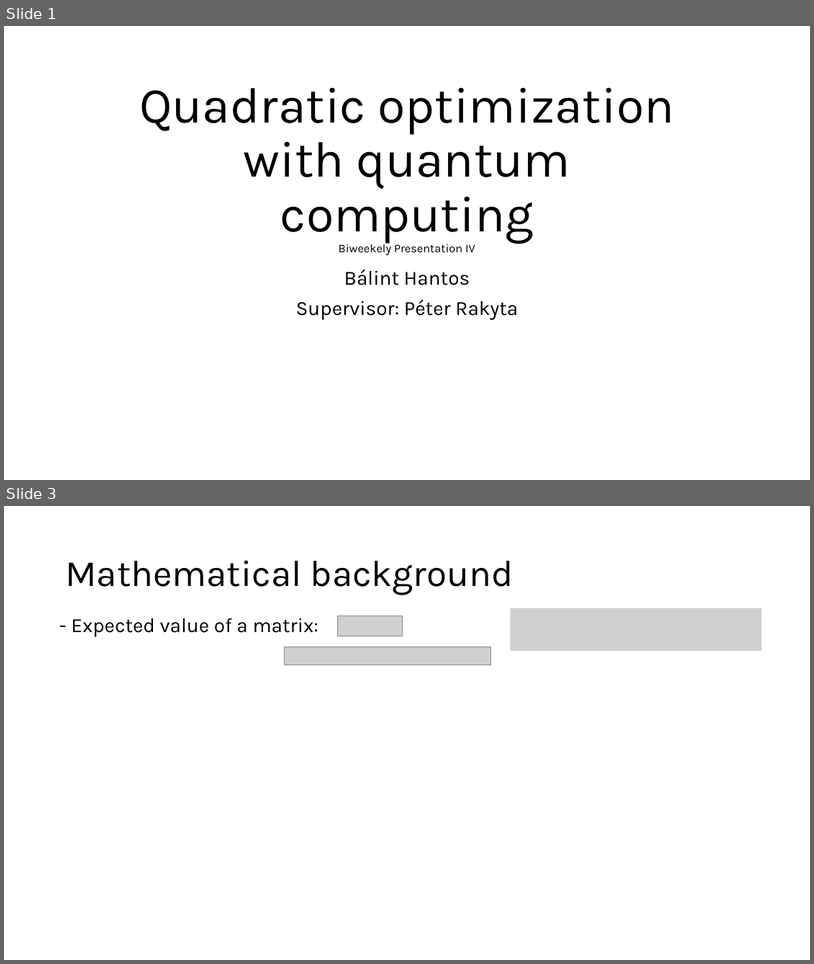
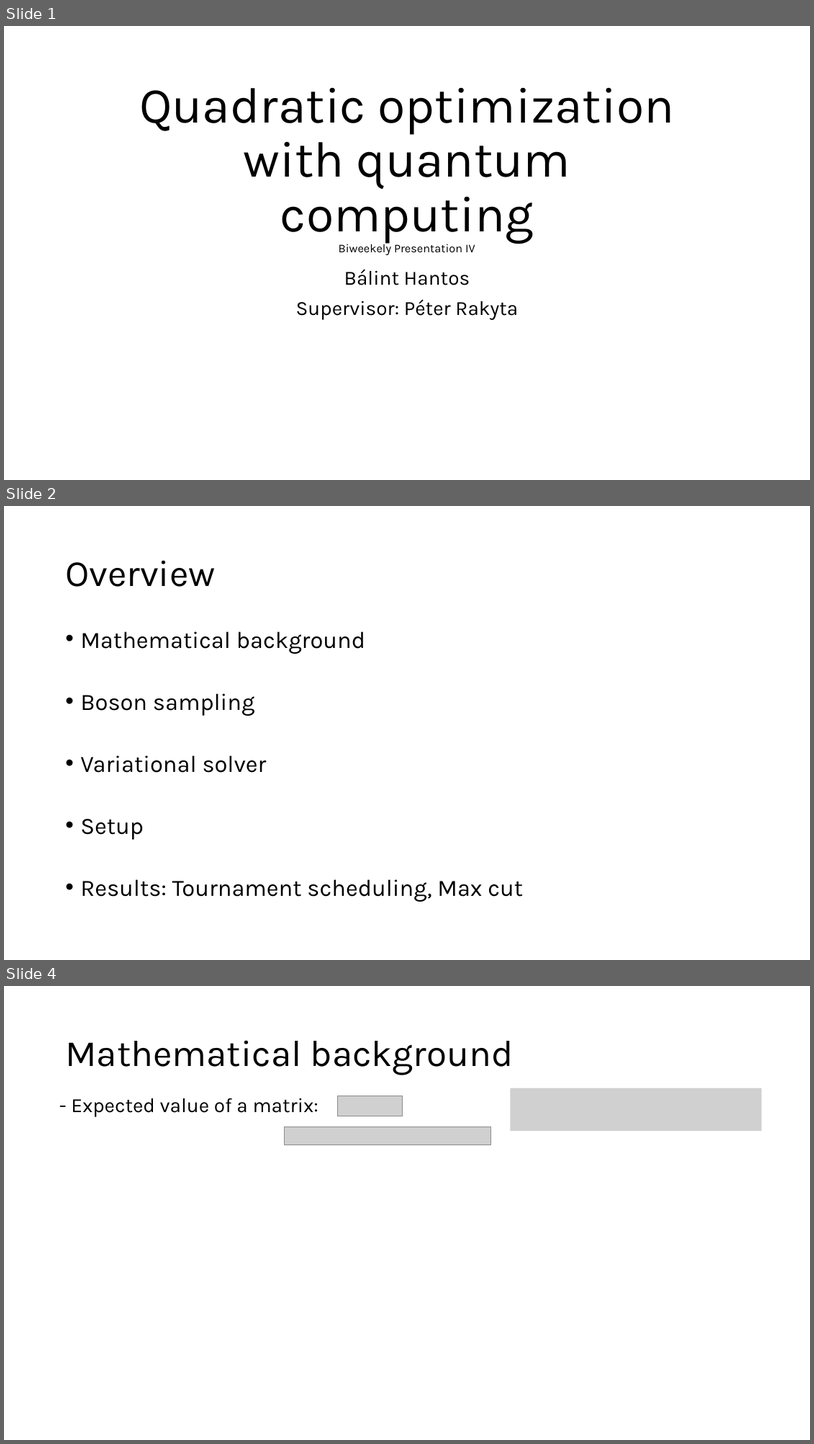
Before and after one commit to Balint831/SciMod, a slide deck: 7 Quadratic optimization with quantum computing .pptx. Shown one above the other, each under a label of ours: slides 1 and 3 before the commit, slides 1, 2 and 4 after it; the slides between them are not shown. The pictures are 814x964 and 814x1444 pixels, drawn with LibreOffice and Linux fonts; fonts in the diff are those of the drawing; grey boxes stand for pictures. Boxes give left, top, right and bottom in pixels: in the first picture for what was removed or moved away, otherwise in the second. Text is boxed around its words. In the diff, an @@ line names an element or a change of style, - is before the commit and + after.

```diff
--- a/7 Quadratic optimization with quantum computing .pptx
+++ b/7 Quadratic optimization with quantum computing .pptx
@@ slide 2 added at bbox=[4, 506, 810, 960], background #FFFFFF @@
@@ title added at bbox=[65, 560, 215, 587], 44 pt, text #000000 @@
+Overview
@@ text added at bbox=[80, 631, 523, 901], 28 pt, text #000000 @@
+• Mathematical background
+• Boson sampling
+• Variational solver
+• Setup
+• Results: Tournament scheduling, Max cut
@@ what was slide 3 is now slide 4 @@
```
Also in this commit, not shown: 7 slides changed, 2 other files.
